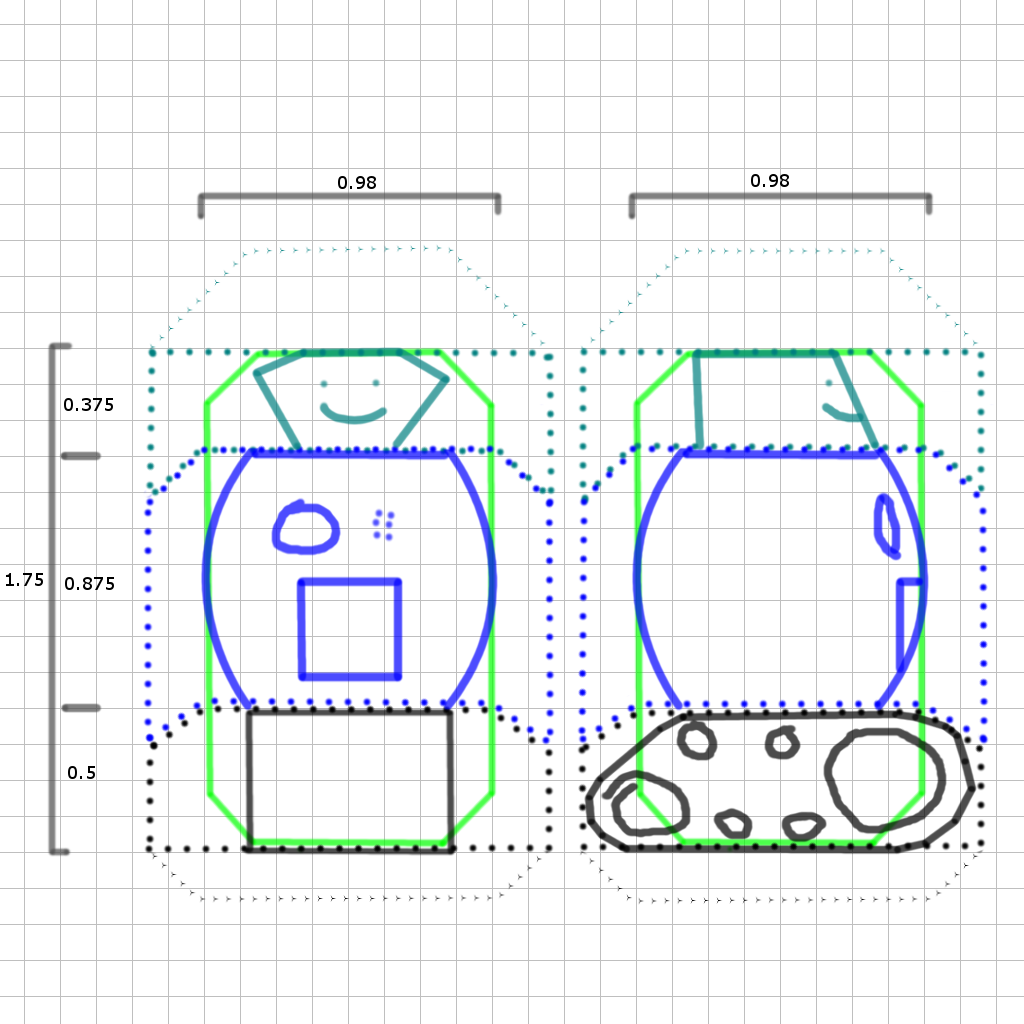
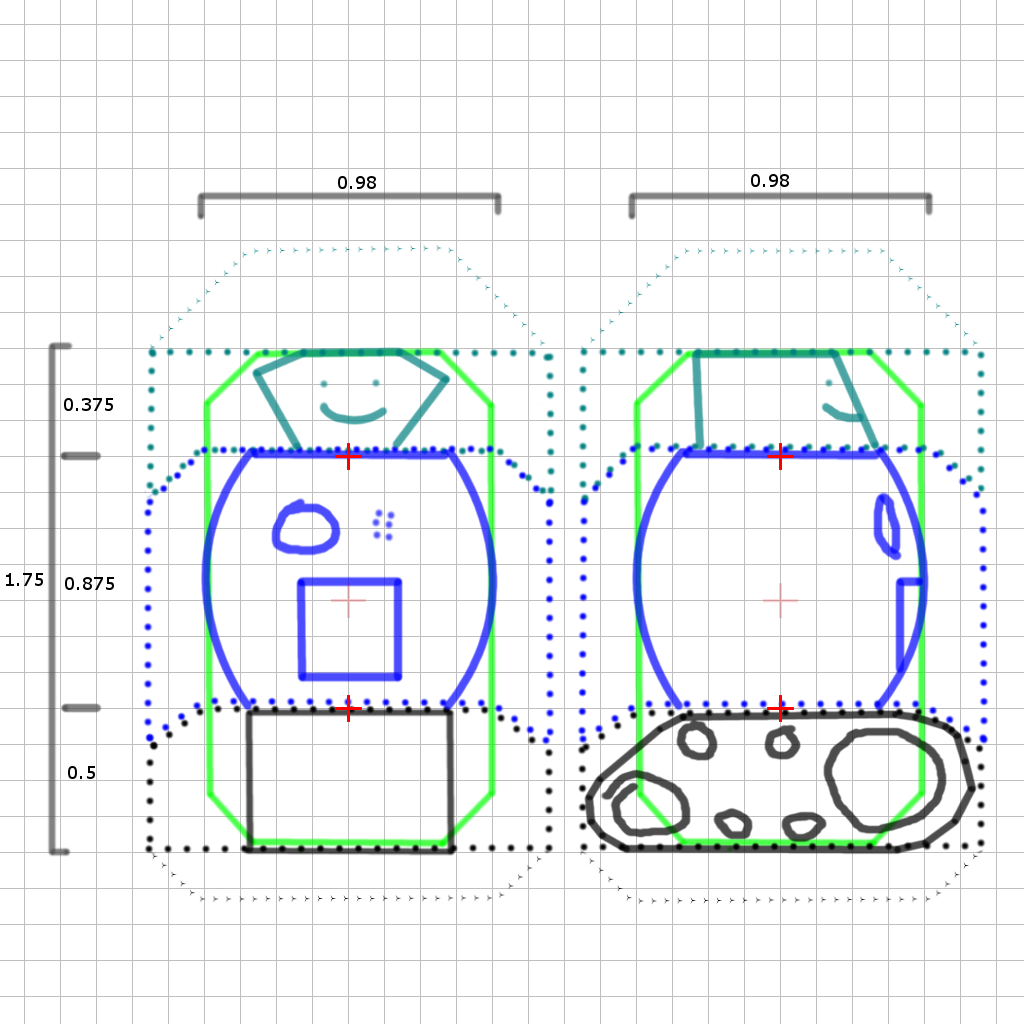
Before/after of a 1024x1024 layered artwork. What changed in the layer stack:
moved "Dimensions" above "Drive", painted on it over left=331, top=443, right=798, bottom=722
